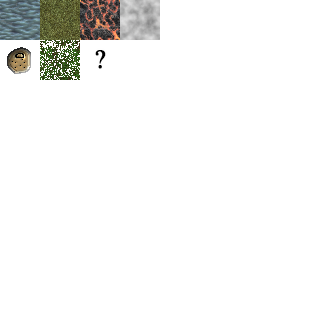
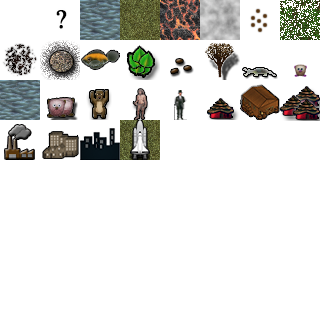
Before/after of a w=320, h=320 layered artwork. What changed in the layer stack:
removed layer "Layer 1" over 0, 0, 160, 80
added layer "Lava" above "?" over 160, 0, 200, 40
added layer "?" above "Land" over 52, 6, 71, 33
added layer "Land" above "Steam" over 120, 0, 160, 40
added layer "Steam" above "Algae" over 200, 0, 240, 40
added layer "Algae" above "Cells" over 280, 0, 320, 40
added layer "Water copy 16" above "Building" over 42, 131, 79, 159
added layer "Building" above "Dwelling" over 240, 84, 280, 120
added layer "Dwelling" above "Human" over 207, 98, 240, 120
added layer "Caveman" above "Carinovore" over 132, 88, 149, 120
added layer "Carinovore" above "Herbivore" over 86, 89, 112, 120
added layer "Herbivore" above "Water copy 20" over 47, 96, 78, 120
added layer "Water copy 20" above "Water copy 19" over 120, 120, 160, 160
added layer "Water copy 19" above "Water copy 18" over 80, 128, 120, 160
added layer "Water copy 18" above "Water copy 17" over 280, 86, 320, 121
added layer "Water copy 17" above "Water copy 9" over 4, 124, 35, 160
added layer "Water copy 9" above "Mineral" over 0, 80, 40, 120
added layer "Mineral" above "Meteor" over 2, 43, 38, 77
added layer "Meteor" above "Rodent" over 40, 40, 80, 80
added layer "Water copy 4" above "Water copy 3" over 204, 42, 240, 80
added layer "Water copy 3" above "Plant" over 170, 58, 194, 78
added layer "Plant" above "Fish" over 126, 45, 160, 80
added layer "Fish" above "Water" over 81, 49, 120, 71
added layer "Water" over 80, 0, 120, 40
…and 4 more changes (4 added)
